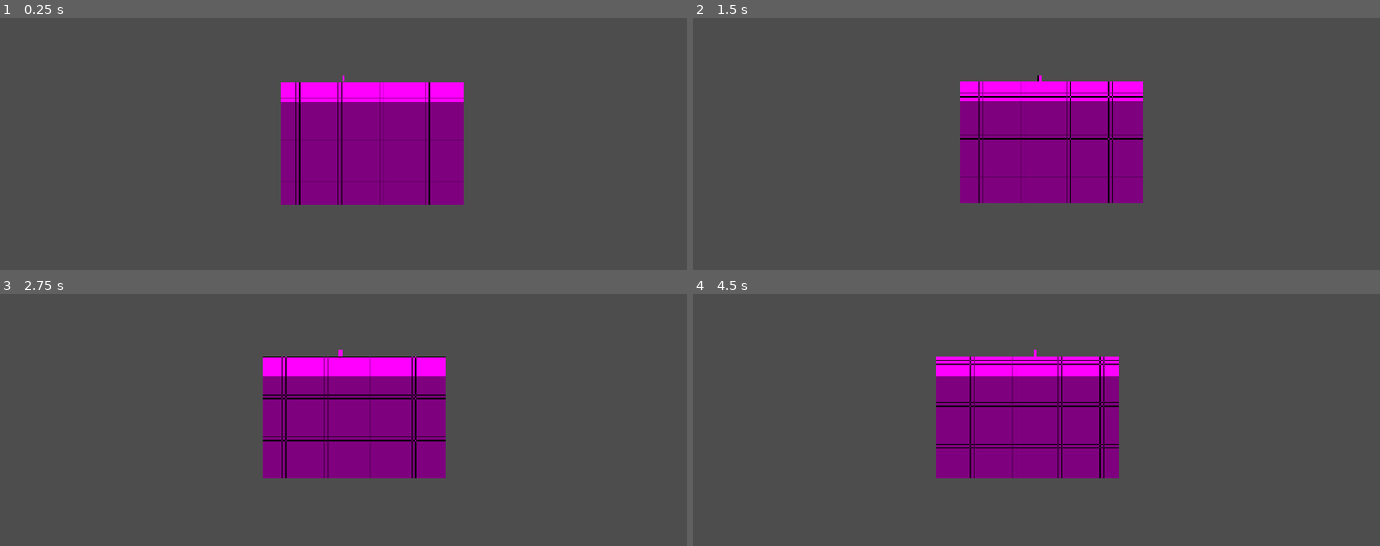
Above: before the commit, frames 1-4 (two rows, left to right).
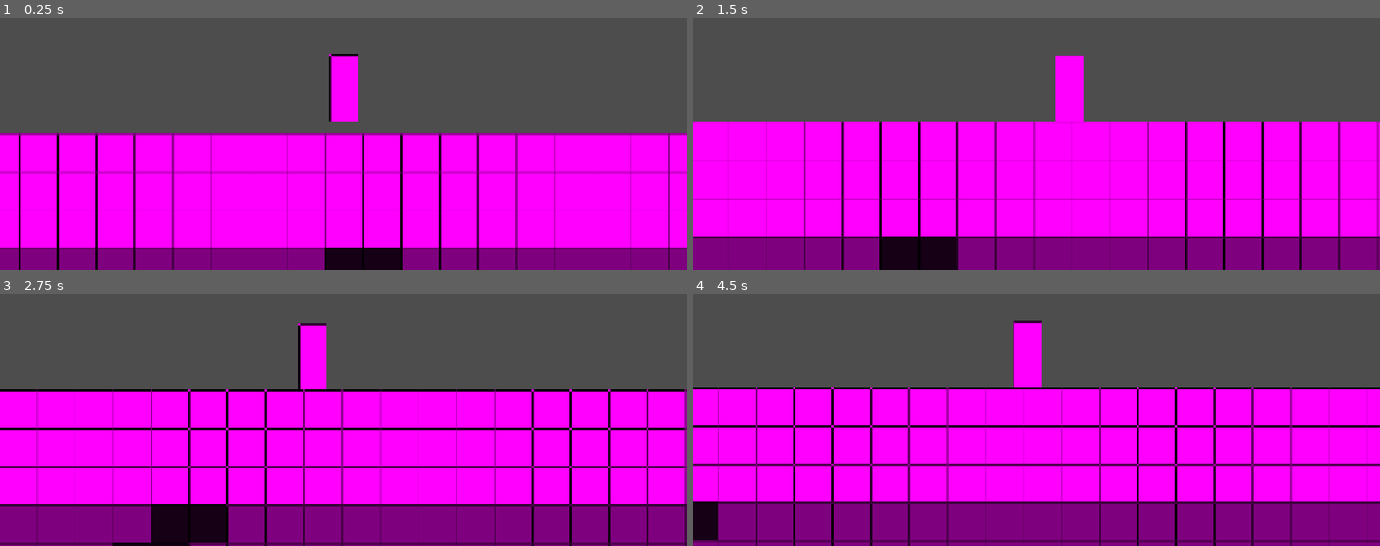
Above: after the commit, the same moments.

Repository: elementgermanium/totally-normal-mining-game
Game: Godot game, scene res://main.tscn
The game is run twice, just before and just after one commit, with the same random seed, the same clock (stepped at 60 frames per second) and the same inputs.
Inputs (mouse positions are in pixels of both pictures, inside the frame that each line leads up to):
- Up to frame 1 (0.25 s): no input
- Up to frame 2 (1.5 s): tap Enter (ui_accept) at 0.5, 0.77 s; move the mouse to (1187, 58) at 0.52 s; press the mouse at (1187, 58) at 0.53 s; hold D (move_right) from 0.53 s (still down); move the mouse to (899, 96) at 1.27 s; release the mouse at (899, 96) at 1.28 s; click (899, 96) at 1.35 s
- Up to frame 3 (2.75 s): tap Enter (ui_accept) at 1.52 s; move the mouse to (outside the picture) at 2.02 s; release D (move_right) at 2.03 s; press the mouse at (outside the picture) at 2.03 s; hold A (move_left) from 2.03 s (still down)
- Up to frame 4 (4.5 s): move the mouse to (1002, 430) at 2.77 s; release A (move_left) at 2.78 s; release the mouse at (1002, 430) at 2.78 s; hold D (move_right) 2.78-4.28 s; click (1002, 430) at 2.85 s; tap Enter (ui_accept) at 3.02, 3.77 s; move the mouse to (1242, 409) at 3.52 s; press the mouse at (1242, 409) at 3.53 s; tap F5 (manual_save) at 4.15 s; move the mouse to (830, 296) at 4.27 s; release the mouse at (830, 296) at 4.28 s; hold A (move_left) from 4.28 s (still down); click (830, 296) at 4.35 s

The runs differ from the first frame. In frame 1, 60% of the frame differs, in the area x 0-100%, y 14-100%; in frame 2, 63%; in frame 3, 66%; in frame 4, 66%, in the area x 0-100%, y 10-100%.

Commit message:
v0.0.2
Added ore generation system along with 2 ores (coal, iron), fixed camera (was testing chunk loading), world seed now part of save file (default 12345)

Diff:
--- a/blocks/world.gd
+++ b/blocks/world.gd
@@ -2,6 +2,9 @@
 @export var dirt: BlockMaterial
 @export var stone: BlockMaterial
 @export var air: BlockMaterial
+@export var coal: BlockMaterial
+@export var ores: Array[OreDefinition] = []
+var ore_noises: Dictionary = {}
 const CHUNK_SIZE = 16
 const BLOCK_SIZE = 64
 @onready var player = $"../Player"
@@ -10,6 +13,17 @@
 const RENDER_DISTANCE := 1
 var current_player_chunk: Vector2i
 var block_overrides: Dictionary = {}
+var world_seed: int = 12345
+var coal_noise = FastNoiseLite.new()
+
+func initialize_ores():
+	ore_noises.clear()
+	for ore in ores:
+		var noise = FastNoiseLite.new()
+		noise.seed = world_seed + ore.seed_offset
+		noise.frequency = ore.frequency
+		ore_noises[ore] = noise
+
 
 func initialize_chunks():
 	current_player_chunk = get_player_chunk()
@@ -30,13 +44,27 @@
 	block.set_block_material(block_material)
 	chunk.add_child(block)
 
+func get_ore_at(location: Vector2i) -> BlockMaterial:
+	for ore in ores:
+		if location.y > ore.max_depth:
+			continue
+		if location.y < ore.min_depth:
+			continue
+		var noise = ore_noises[ore]
+		var noise_value = noise.get_noise_2d(location.x, location.y)
+		if noise_value > ore.threshold:
+			return ore.ore_material
+	return null
+
 func get_natural_material_at(location: Vector2i) -> BlockMaterial:
 	if location.y < 0:
 		return air
-	elif location.y < 5:
+	if location.y < 3:
 		return dirt
-	else:
-		return stone
+	var ore = get_ore_at(location)
+	if ore != null:
+		return ore
+	return stone
 
 func generate_chunk(chunk_x: int, chunk_y: int):
 	var chunk_position = Vector2i(chunk_x, chunk_y)
--- a/main.gd
+++ b/main.gd
@@ -9,6 +9,7 @@
 # Called when the node enters the scene tree for the first time.
 func _ready():
 	load_game()
+	world.initialize_ores()
 	world.initialize_chunks()
 
 
@@ -22,7 +23,8 @@
 		"player_x" = player.global_position.x,
 		"player_y" = player.global_position.y,
 		"inventory" = player.get_player_save_data(),
-		"block overrides" = world.get_save_data()
+		"block overrides" = world.get_save_data(),
+		"seed" = world.world_seed
 	}
 	var file = FileAccess.open(SAVE_PATH, FileAccess.WRITE)
 	file.store_string(JSON.stringify(save_data))
@@ -43,6 +45,7 @@
 	player.global_position = Vector2(float(save_data["player_x"]), float(save_data["player_y"]))
 	player.load_player_save_data(save_data["inventory"])
 	world.load_save_data(save_data["block overrides"])
+	world.world_seed = int(save_data.get("seed", 12345))
 	print("World loaded!")
 
 func _notification(what):
--- a/main.tscn
+++ b/main.tscn
@@ -6,6 +6,10 @@
 [ext_resource type="Script" uid="uid://dm3le5aqhhefj" path="res://blocks/world.gd" id="3_lquwl"]
 [ext_resource type="Resource" uid="uid://vx8xe7x0lc27" path="res://materials/stone.tres" id="4_lquwl"]
 [ext_resource type="Resource" uid="uid://ihx6x2yaae5j" path="res://materials/air.tres" id="6_7mycd"]
+[ext_resource type="Resource" uid="uid://7hvfsyn3audu" path="res://materials/coal.tres" id="7_272bh"]
+[ext_resource type="Resource" uid="uid://ippbag44hpy5" path="res://ores/coal_ore.tres" id="8_5vw27"]
+[ext_resource type="Script" uid="uid://bwyi8egamio66" path="res://ores/ore_definition.gd" id="8_kek77"]
+[ext_resource type="Resource" uid="uid://b60no8nypy8md" path="res://ores/iron_ore.tres" id="10_4c57u"]
 
 [sub_resource type="PlaceholderTexture2D" id="PlaceholderTexture2D_jxauj"]
 size = Vector2(48, 112)
@@ -27,7 +31,6 @@
 shape = SubResource("RectangleShape2D_tsyb3")
 
 [node name="Camera2D" type="Camera2D" parent="Player" unique_id=1155315127]
-zoom = Vector2(0.1, 0.1)
 position_smoothing_enabled = true
 
 [node name="Blocks" type="Node2D" parent="." unique_id=336991214]
@@ -35,6 +38,8 @@
 dirt = ExtResource("3_1bvp3")
 stone = ExtResource("4_lquwl")
 air = ExtResource("6_7mycd")
+coal = ExtResource("7_272bh")
+ores = Array[ExtResource("8_kek77")]([ExtResource("8_5vw27"), ExtResource("10_4c57u")])
 
 [node name="UI" type="CanvasLayer" parent="." unique_id=1883444133]
 
--- /dev/null
+++ b/materials/coal.tres
@@ -0,0 +1,11 @@
+[gd_resource type="Resource" script_class="BlockMaterial" format=3 uid="uid://7hvfsyn3audu"]
+
+[ext_resource type="Script" uid="uid://c22rrogwrqrvd" path="res://blocks/block_material.gd" id="1_twvop"]
+
+[resource]
+script = ExtResource("1_twvop")
+material_name = "Coal"
+hardness = 1.5
+mining_time = 1.5
+color = Color(0.08468992, 0.08468992, 0.08468992, 1)
+metadata/_custom_type_script = "uid://c22rrogwrqrvd"
--- /dev/null
+++ b/materials/raw_iron.tres
@@ -0,0 +1,11 @@
+[gd_resource type="Resource" script_class="BlockMaterial" format=3 uid="uid://bjn2x4b6sjq3m"]
+
+[ext_resource type="Script" uid="uid://c22rrogwrqrvd" path="res://blocks/block_material.gd" id="1_ai64g"]
+
+[resource]
+script = ExtResource("1_ai64g")
+material_name = "Raw Iron"
+hardness = 3.0
+mining_time = 3.0
+color = Color(0.6452204, 0.48729444, 0.4376764, 1)
+metadata/_custom_type_script = "uid://c22rrogwrqrvd"
--- /dev/null
+++ b/ores/coal_ore.tres
@@ -0,0 +1,9 @@
+[gd_resource type="Resource" script_class="OreDefinition" format=3 uid="uid://ippbag44hpy5"]
+
+[ext_resource type="Resource" uid="uid://7hvfsyn3audu" path="res://materials/coal.tres" id="1_a8kb1"]
+[ext_resource type="Script" uid="uid://bwyi8egamio66" path="res://ores/ore_definition.gd" id="2_ans7f"]
+
+[resource]
+script = ExtResource("2_ans7f")
+ore_material = ExtResource("1_a8kb1")
+metadata/_custom_type_script = "uid://bwyi8egamio66"
--- /dev/null
+++ b/ores/iron_ore.tres
@@ -0,0 +1,12 @@
+[gd_resource type="Resource" script_class="OreDefinition" format=3 uid="uid://b60no8nypy8md"]
+
+[ext_resource type="Script" uid="uid://bwyi8egamio66" path="res://ores/ore_definition.gd" id="1_6t2dw"]
+[ext_resource type="Resource" uid="uid://bjn2x4b6sjq3m" path="res://materials/raw_iron.tres" id="1_on5ma"]
+
+[resource]
+script = ExtResource("1_6t2dw")
+ore_material = ExtResource("1_on5ma")
+min_depth = 10
+threshold = 0.55
+seed_offset = 10
+metadata/_custom_type_script = "uid://bwyi8egamio66"
--- /dev/null
+++ b/ores/ore_definition.gd
@@ -0,0 +1,9 @@
+class_name OreDefinition
+extends Resource
+
+@export var ore_material: BlockMaterial
+@export var min_depth: int = 0
+@export var max_depth: int = 100
+@export var frequency: float = 0.08
+@export var threshold: float = 0.45
+@export var seed_offset: int = 0
Not shown, added: ores/ore_definition.gd.uid
